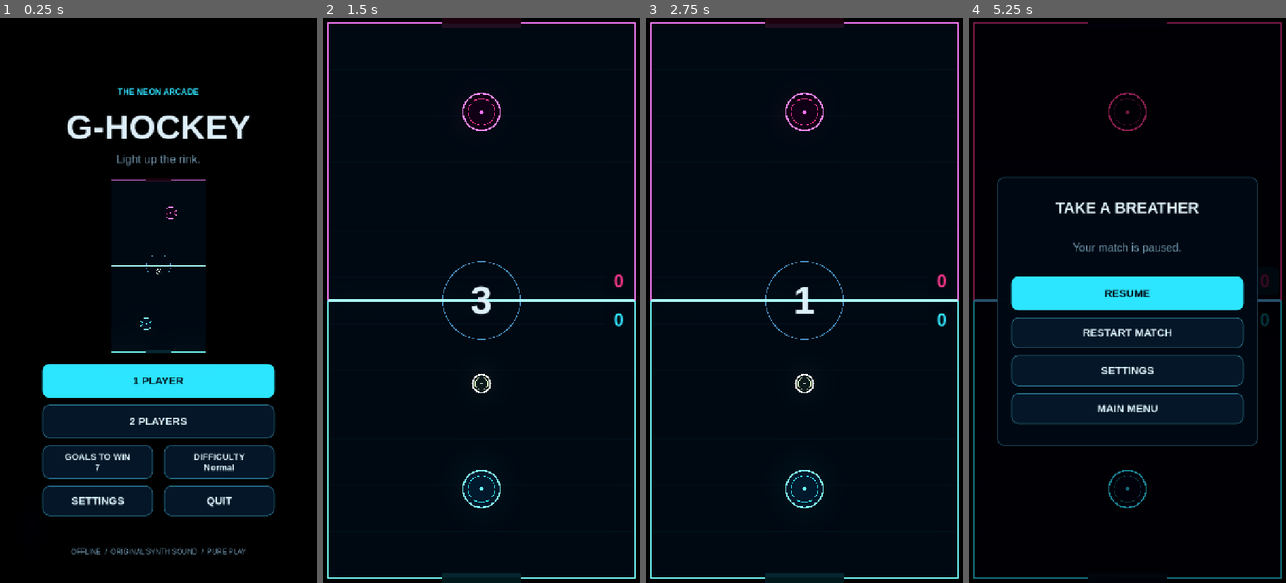
Above: before the commit, frames 1-4 (left to right).
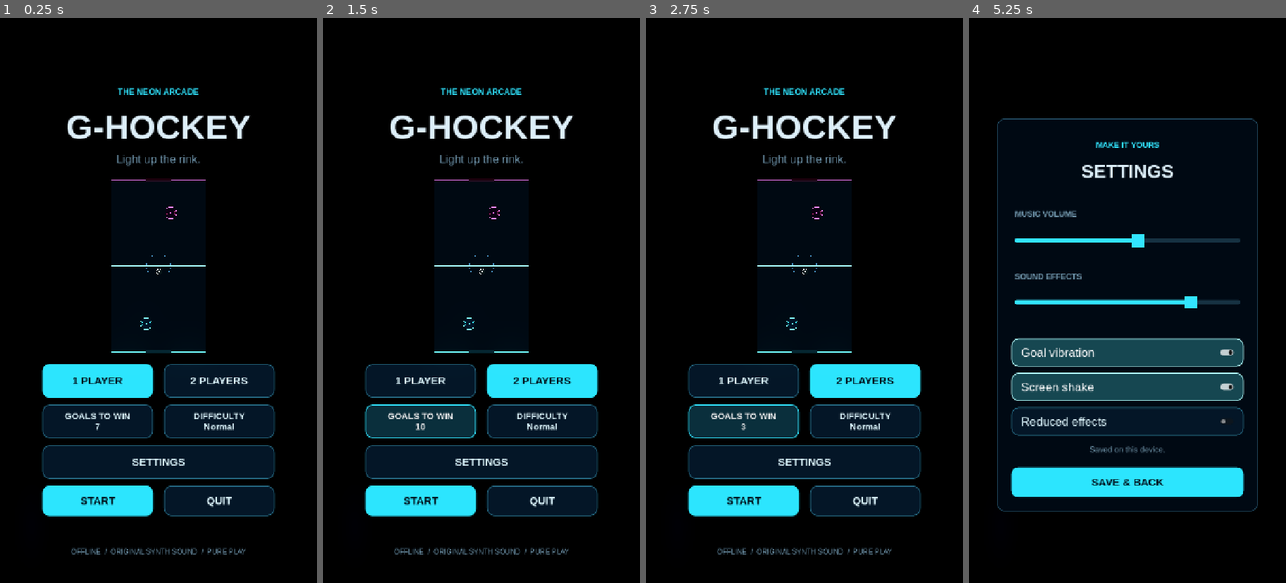
Above: after the commit, the same moments.

Repository: thokem74/G-Hockey
Game: Godot game, scene res://scenes/main.tscn
Same seed, same stepped clock (60 frames per second), same inputs: the game is played once before the commit and once after it.
Inputs (mouse positions are in pixels of both pictures, inside the frame that each line leads up to):
- Up to frame 1 (0.25 s): no input
- Up to frame 2 (1.5 s): click "2 PLAYERS" at 0.5 s; click (421, 419) at 1.25 s, where only the run after the commit has a clickable "GOALS TO WIN 7"
- Up to frame 3 (2.75 s): click (744, 419) at 2 s, where only the run after the commit has a clickable "GOALS TO WIN 10"
- Up to frame 4 (5.25 s): click (1067, 419) at 2.75 s, where only the run after the commit has a clickable "GOALS TO WIN 3"; click (1067, 419) at 3.5 s, where only the run after the commit has a clickable "GOALS TO WIN 5"; click (1127, 464) at 4.25 s, where only the run after the commit has a clickable "SETTINGS"; click (1263, 283) at 5 s, where only the run before the commit has a clickable "0"

The runs differ from the first frame. In frame 1, 5.9% of the frame differs, in the area x 13-87%, y 61-89%; in frame 2, 15%; in frame 3, 15%; in frame 4, 21%, in the area x 1-99%, y 0-100%.

Commit message:
main menu changed

Diff:
--- a/scenes/main.tscn
+++ b/scenes/main.tscn
@@ -19,6 +19,10 @@
 glow_intensity = 0.6
 glow_bloom = 0.0
 glow_hdr_threshold = 1.0
+
+[sub_resource type="ButtonGroup" id="PlayerModes"]
+resource_local_to_scene = true
+allow_unpress = false
 
 [sub_resource type="ShaderMaterial" id="BackgroundMaterial"]
 shader = ExtResource("4")
@@ -221,45 +225,66 @@
 layout_mode = 0
 offset_left = 96.0
 offset_top = 784.0
-offset_right = 624.0
+offset_right = 348.0
 offset_bottom = 860.0
 text = "1 PLAYER"
-theme_override_styles/normal = SubResource("Primary")
-theme_override_colors/font_color = Color(0.02, 0.065, 0.10, 1)
+toggle_mode = true
+button_group = SubResource("PlayerModes")
+button_pressed = true
+theme_override_styles/pressed = SubResource("Primary")
+theme_override_styles/hover_pressed = SubResource("Primary")
+theme_override_colors/font_pressed_color = Color(0.02, 0.065, 0.10, 1)
+theme_override_colors/font_hover_pressed_color = Color(0.02, 0.065, 0.10, 1)
 
 [node name="TwoPlayers" type="Button" parent="Content/Menu" groups=["menu_buttons"]]
 layout_mode = 0
+offset_left = 372.0
+offset_top = 784.0
+offset_right = 624.0
+offset_bottom = 860.0
+text = "2 PLAYERS"
+toggle_mode = true
+button_group = SubResource("PlayerModes")
+theme_override_styles/pressed = SubResource("Primary")
+theme_override_styles/hover_pressed = SubResource("Primary")
+theme_override_colors/font_pressed_color = Color(0.02, 0.065, 0.10, 1)
+theme_override_colors/font_hover_pressed_color = Color(0.02, 0.065, 0.10, 1)
+
+[node name="ScoreTarget" type="Button" parent="Content/Menu" groups=["menu_buttons"]]
+layout_mode = 0
 offset_left = 96.0
 offset_top = 876.0
-offset_right = 624.0
+offset_right = 348.0
 offset_bottom = 952.0
-text = "2 PLAYERS"
-
-[node name="ScoreTarget" type="Button" parent="Content/Menu" groups=["menu_buttons"]]
-layout_mode = 0
-offset_left = 96.0
-offset_top = 968.0
-offset_right = 348.0
-offset_bottom = 1044.0
 text = "GOALS TO WIN\n7"
 theme_override_font_sizes/font_size = 20
 
 [node name="Difficulty" type="Button" parent="Content/Menu" groups=["menu_buttons"]]
 layout_mode = 0
 offset_left = 372.0
-offset_top = 968.0
-offset_right = 624.0
-offset_bottom = 1044.0
+offset_top = 876.0
+offset_right = 624.0
+offset_bottom = 952.0
 text = "DIFFICULTY\nNormal"
 theme_override_font_sizes/font_size = 20
 
 [node name="Settings" type="Button" parent="Content/Menu" groups=["menu_buttons"]]
+layout_mode = 0
+offset_left = 96.0
+offset_top = 968.0
+offset_right = 624.0
+offset_bottom = 1044.0
+text = "SETTINGS"
+
+[node name="Start" type="Button" parent="Content/Menu" groups=["menu_buttons"]]
 layout_mode = 0
 offset_left = 96.0
 offset_top = 1060.0
 offset_right = 348.0
 offset_bottom = 1128.0
-text = "SETTINGS"
+text = "START"
+theme_override_styles/normal = SubResource("Primary")
+theme_override_colors/font_color = Color(0.02, 0.065, 0.10, 1)
 
 [node name="Quit" type="Button" parent="Content/Menu" groups=["menu_buttons"]]
 layout_mode = 0
--- a/scripts/main.gd
+++ b/scripts/main.gd
@@ -73,13 +73,14 @@
 		arena.handle_input(event)
 
 func _connect_buttons() -> void:
-	$Content/Menu/OnePlayer.pressed.connect(func() -> void: _start_mode(1))
-	$Content/Menu/TwoPlayers.pressed.connect(func() -> void: _start_mode(2))
+	$Content/Menu/OnePlayer.pressed.connect(func() -> void: _select_mode(1))
+	$Content/Menu/TwoPlayers.pressed.connect(func() -> void: _select_mode(2))
 	$Content/Menu/Settings.pressed.connect(func() -> void: _show_settings("menu"))
 	$Content/Menu/Quit.pressed.connect(_quit_game)
+	$Content/Menu/Start.pressed.connect(_start_match)
 	score_target.pressed.connect(_cycle_score_target)
 	difficulty.pressed.connect(_cycle_difficulty)
-	for button: Button in [$Content/Menu/OnePlayer, $Content/Menu/TwoPlayers, score_target, difficulty]:
+	for button: Button in [$Content/Menu/OnePlayer, $Content/Menu/TwoPlayers, $Content/Menu/Start, score_target, difficulty]:
 		button.gui_input.connect(_on_match_button_input.bind(button))
 	$Content/SettingsPanel/Back.pressed.connect(_close_settings)
 	for score_button: Button in [$Gameplay/HUD/TopScore, $Gameplay/HUD/BottomScore]:
@@ -149,12 +150,15 @@
 	arena.return_to_menu()
 	gameplay.hide()
 	hud.hide()
+	_select_mode(options.player_count)
 	menu.show()
 	countdown.text = ""
 
-func _start_mode(players: int) -> void:
+func _select_mode(players: int) -> void:
 	options.player_count = players
-	_start_match()
+	# Native touch dispatch emits pressed directly, so synchronize toggle states.
+	$Content/Menu/OnePlayer.set_pressed_no_signal(players == 1)
+	$Content/Menu/TwoPlayers.set_pressed_no_signal(players == 2)
 
 func _cycle_score_target() -> void:
 	options.winning_score_index = (options.winning_score_index + 1) % 4
--- a/tests/gameplay_test.gd
+++ b/tests/gameplay_test.gd
@@ -146,16 +146,25 @@
 func _test_menu_defaults() -> void:
 	check(main.score_target.text == "GOALS TO WIN\n7", "Menu defaults to seven goals")
 	check(main.difficulty.text == "DIFFICULTY\nNormal", "Menu defaults to Normal difficulty")
+	check(main.options.player_count == 1 and main.get_node("Content/Menu/OnePlayer").button_pressed and not main.get_node("Content/Menu/TwoPlayers").button_pressed, "Default mode is solo and visibly selected")
 	check(not main.has_node("Content/Setup"), "Mode buttons have no intermediate setup screen")
 
 func _test_menu_options() -> void:
 	main._show_menu()
 	var settings_button := main.get_node("Content/Menu/Settings") as Button
 	var quit_button := main.get_node("Content/Menu/Quit") as Button
-	check(main.score_target.position.x == settings_button.position.x and main.score_target.size.x == settings_button.size.x, "Goals column aligns with Settings")
+	var start_button := main.get_node("Content/Menu/Start") as Button
+	var one_player := main.get_node("Content/Menu/OnePlayer") as Button
+	var two_players := main.get_node("Content/Menu/TwoPlayers") as Button
+	check(main.score_target.position.x == start_button.position.x and main.score_target.size.x == start_button.size.x, "Goals column aligns with Start")
 	check(main.difficulty.position.x == quit_button.position.x and main.difficulty.size.x == quit_button.size.x, "Difficulty column aligns with Quit")
+	check(one_player.get_rect().position.x == start_button.position.x and one_player.size.x == start_button.size.x, "Solo column aligns with Start")
+	check(two_players.position.x == quit_button.position.x and two_players.size.x == quit_button.size.x, "Local column aligns with Quit")
+	check(one_player.position.y == two_players.position.y, "Player buttons share a row")
+	check(settings_button.position.x == start_button.position.x and settings_button.get_rect().end.x == quit_button.get_rect().end.x, "Settings spans both columns")
+	check(settings_button.get_rect().end.y < start_button.position.y, "Settings does not overlap Start")
 	check(main.score_target.position.y == main.difficulty.position.y, "Option buttons share a row")
-	for button: Button in [main.score_target, main.difficulty]:
+	for button: Button in [one_player, two_players, main.score_target, main.difficulty, settings_button, start_button, quit_button]:
 		check(button.size.y >= 64, "Option buttons have large touch targets")
 		check(Rect2(Vector2.ZERO, Vector2(viewport.size)).encloses(button.get_global_rect()), "Option buttons fit the display")
 	check(main.score_target.get_rect().end.y < settings_button.position.y, "Options do not overlap Settings")
@@ -177,8 +186,15 @@
 		for players in [1, 2]:
 			main._show_menu()
 			click_button(main.get_node("Content/Menu/OnePlayer" if players == 1 else "Content/Menu/TwoPlayers"), use_touch)
+			check(main.menu.visible and arena.state == HockeyArena.State.MENU, "Selecting a mode leaves menu open")
+			check(main.options.player_count == players and one_player.button_pressed == (players == 1) and two_players.button_pressed == (players == 2), "Mode buttons are mutually exclusive for mouse and touch")
+			var selected_button := one_player if players == 1 else two_players
+			check(selected_button.get_theme_stylebox("pressed").bg_color == start_button.get_theme_stylebox("normal").bg_color, "Selected mode uses primary cyan highlight")
+			click_button(selected_button, use_touch)
+			check(selected_button.button_pressed and main.menu.visible and arena.state == HockeyArena.State.MENU, "Selecting current mode retains selection without starting")
+			click_button(start_button, use_touch)
 			arena.set_physics_process(false)
-			check(arena.state == HockeyArena.State.COUNTDOWN and not main.menu.visible, "Mode button starts countdown immediately")
+			check(arena.state == HockeyArena.State.COUNTDOWN and not main.menu.visible, "Start begins selected match countdown")
 			check(arena.options.player_count == players and arena.options.winning_score() == 10, "Mode starts with chosen player count and goal target")
 			check(main.options.difficulty == 3 and main.difficulty.visible, "Local mode preserves the selected solo difficulty")
 			if players == 1:
@@ -192,6 +208,7 @@
 			main._show_settings("menu")
 			# Settings persistence is exercised separately with preferences backed up.
 			main._show_menu()
+			check(selected_button.button_pressed and main.options.player_count == players, "Mode selection survives restart, settings, and menu visits")
 			check(main.score_target.text == "GOALS TO WIN\n10" and main.difficulty.text == "DIFFICULTY\nExpert", "Settings and menu visits preserve labels")
 
 func _test_layout(display_size: Vector2i) -> void:
--- a/tests/visual_check.gd
+++ b/tests/visual_check.gd
@@ -45,7 +45,9 @@
 	await capture(main, "menu" + suffix)
 	main._show_settings("menu")
 	await capture(main, "settings" + suffix)
+	main._show_menu()
 	main.get_node("Content/Menu/OnePlayer").pressed.emit()
+	main.get_node("Content/Menu/Start").pressed.emit()
 	await capture(main, "countdown" + suffix)
 	var arena := main.get_node("Gameplay/Arena") as HockeyArena
 	arena.set_physics_process(false)
@@ -66,6 +68,8 @@
 	await capture(main, "result" + suffix)
 	main._show_menu()
 	main.get_node("Content/Menu/TwoPlayers").pressed.emit()
+	await capture(main, "menu-local" + suffix)
+	main.get_node("Content/Menu/Start").pressed.emit()
 	arena.set_physics_process(false)
 	arena._physics_process(3.01)
 	await capture(main, "duel" + suffix)
Not shown: 1 places in scenes/main.tscn that only renumber resources
Not shown, changed: README.md
